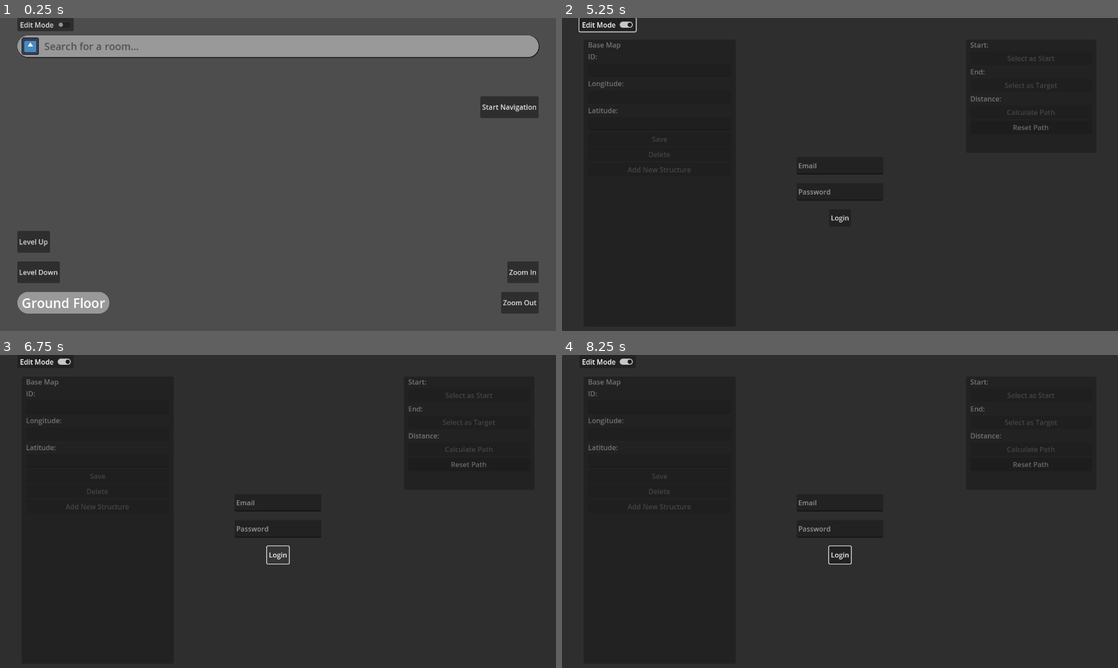
Above: before the commit, frames 1-4 (two rows, left to right).
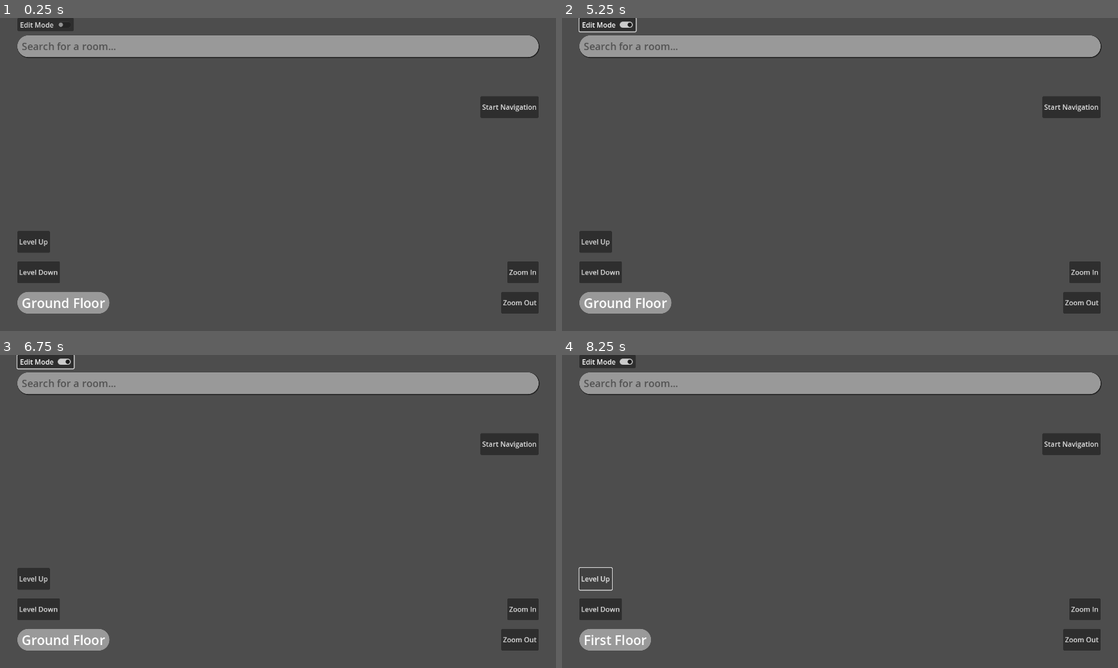
Above: after the commit, the same moments.

Repository: NotYetTerminal/Interactive-Map-SETU-Carlow
Game: Godot game, scene res://root.tscn
Same seed, same stepped clock (60 frames per second), same inputs: the game is played once before the commit and once after it. The engine's default icon, where the game draws it, is replaced by a stand-in: a white triangle on a blue panel in a dark square.
Inputs (mouse positions are in pixels of both pictures, inside the frame that each line leads up to):
- Up to frame 1 (0.25 s): no input
- Up to frame 2 (5.25 s): click "Level Up" at 0.5 s; click "Level Down" at 1.25 s; click "Start Navigation" at 2 s; click "Start Navigation" at 2.75 s; click "Zoom In" at 3.5 s; click "Zoom Out" at 4.25 s; click "Edit Mode" at 5 s
- Up to frame 3 (6.75 s): click (467, 464) at 5.75 s, where only the run before the commit has a clickable "Reset Path"; click (278, 555) at 6.5 s, where only the run before the commit has a clickable "Login"
- Up to frame 4 (8.25 s): click (840, 555) at 7.25 s, where only the run before the commit has a clickable "Login"; click (595, 580) at 8 s, where only the run after the commit has a clickable "Level Up"

The runs differ from the first frame. In frame 1, 0.3% of the frame differs, in the area x 3-25%, y 6-12%; in frame 2, 96%; in frame 3, 96%; in frame 4, 97%, in the area x 0-100%, y 0-100%.
Error in both runs: Out of bounds get index '0' (on base: 'Array') (res://managers/structure_spawner.gd:32)

Commit message:
Work on floor changing

Diff:
--- a/interactive-map-of-setu-carlow/camera/camera_3d.gd
+++ b/interactive-map-of-setu-carlow/camera/camera_3d.gd
@@ -68,6 +68,8 @@
 		var structure: Structure = raycast_result["collider"]
 		# Position the selected Structure in the middle
 		position = Vector3(structure.position.x, -10, structure.position.z + 2)
+		zoom_level = 7
+		size = zoom_level
 		select_structure.emit(structure)
 	else:
 		select_structure.emit(null)
--- a/interactive-map-of-setu-carlow/firebase/firebase_connector.gd
+++ b/interactive-map-of-setu-carlow/firebase/firebase_connector.gd
@@ -16,7 +16,7 @@
 const ROOMS_COLLECTION: String = 'Rooms'
 const WAYPOINTS_COLLECTION: String = 'Waypoints'
 
-var auth_file_loaded: bool
+var data_queried: bool = false
 
 func _ready() -> void:
 	# Connect signals to methods
@@ -29,23 +29,25 @@
 	Globals.firebaseConnector = self
 	Globals.load_offline_data()
 
-	delete_auth_file()
-
 	# If auth file is saved, then use that
-	auth_file_loaded =  Firebase.Auth.check_auth_file()
+	var _success: bool = Firebase.Auth.check_auth_file()
 
 # Run on successful sign up
 func _on_FirebaseAuth_signup_succeeded(auth: Dictionary) -> void:
 	# Save auth for future use to stop clogging up connections to Firebase
 	print("Auth saved")
-	var _success: bool =  Firebase.Auth.save_auth(auth)
-	query_data()
+	var _success: bool = Firebase.Auth.save_auth(auth)
+	if not data_queried:
+		data_queried = true
+		query_data()
 
 # Run on successful login
 func _on_FirebaseAuth_login_succeeded(_auth: Dictionary) -> void:
 	print("Logged in")
 	admin_logged_in.emit()
-	#query_data()
+	if not data_queried:
+		data_queried = true
+		query_data()
 
 # code either float or String
 func _on_FirebaseAuth_signup_failed(code: Variant, message: String) -> void:
--- a/interactive-map-of-setu-carlow/globals.gd
+++ b/interactive-map-of-setu-carlow/globals.gd
@@ -8,6 +8,7 @@
 var base_latitude: float
 
 var pathfinder: Pathfinder
+var base_map: BaseMap
 
 # Offline data used to store map data
 var offline_data: Dictionary
--- a/interactive-map-of-setu-carlow/managers/pathfinder.gd
+++ b/interactive-map-of-setu-carlow/managers/pathfinder.gd
@@ -27,6 +27,10 @@
 func _on_structure_spawner_all_structures_done() -> void:
 	for waypoint: Waypoint in _all_waypoints.values():
 		waypoint.activate_links()
+
+
+func _on_user_ui_root_cancel_navigation() -> void:
+	reset()
 
 # Resets all of the Waypoints values
 func reset() -> void:
@@ -100,3 +104,7 @@
 
 	if from_waypoint != null and to_waypoint != null:
 		do_pathfinding(from_waypoint, to_waypoint)
+
+
+func _on_user_ui_root_update_floor_number(floor_number: int) -> void:
+	Globals.base_map.update_visibility_by_floor_number(floor_number)
--- a/interactive-map-of-setu-carlow/map_textures/barrow_centre_node_3d.tscn
+++ b/interactive-map-of-setu-carlow/map_textures/barrow_centre_node_3d.tscn
@@ -1,22 +1,34 @@
-[gd_scene load_steps=4 format=3 uid="uid://dusn1bxyvlsya"]
+[gd_scene load_steps=8 format=3 uid="uid://dusn1bxyvlsya"]
 
 [ext_resource type="Texture2D" uid="uid://rntndhbqxv8m" path="res://map_images/map-221.png" id="1_6jcfl"]
+[ext_resource type="Script" path="res://map_textures/building_texture_node.gd" id="1_pmacs"]
+[ext_resource type="Texture2D" uid="uid://b5vmxgjpthvhd" path="res://map_images/map-222.png" id="2_jg3tg"]
 
-[sub_resource type="StandardMaterial3D" id="StandardMaterial3D_m6mmc"]
+[sub_resource type="StandardMaterial3D" id="StandardMaterial3D_1jgug"]
 emission_enabled = true
 emission_texture = ExtResource("1_6jcfl")
 
 [sub_resource type="PlaneMesh" id="PlaneMesh_h1vn2"]
-material = SubResource("StandardMaterial3D_m6mmc")
+material = SubResource("StandardMaterial3D_1jgug")
+size = Vector2(10, 13)
+
+[sub_resource type="StandardMaterial3D" id="StandardMaterial3D_fhwhg"]
+emission_enabled = true
+emission_texture = ExtResource("2_jg3tg")
+
+[sub_resource type="PlaneMesh" id="PlaneMesh_5nrpy"]
+material = SubResource("StandardMaterial3D_fhwhg")
 size = Vector2(10, 13)
 
 [node name="BarrowCentreNode3D" type="Node3D"]
 transform = Transform3D(0.567311, -4.95959e-08, -0.195341, -5.24537e-08, -0.6, 0, -0.195341, 1.70772e-08, -0.567311, 0, 0, 0)
+script = ExtResource("1_pmacs")
 
 [node name="Level1MeshInstance3D" type="MeshInstance3D" parent="."]
 transform = Transform3D(1, 0, 0, 0, 1, 0, 0, 0, 1, -1.67882, -0.000321914, 4.88955)
 mesh = SubResource("PlaneMesh_h1vn2")
 
 [node name="Level2MeshInstance3D" type="MeshInstance3D" parent="."]
+transform = Transform3D(1, 0, 0, 0, 1, 0, 0, 0, 0.91, -1.944, 0, 5.35)
 visible = false
-mesh = SubResource("PlaneMesh_h1vn2")
+mesh = SubResource("PlaneMesh_5nrpy")
--- /dev/null
+++ b/interactive-map-of-setu-carlow/map_textures/building_texture_node.gd
@@ -0,0 +1,12 @@
+extends Node3D
+class_name BuildingTextureNode
+
+
+func update_visibility_by_floor_number(checking_floor_number: int) -> void:
+	var index: int = 1
+	for mesh_instance_3d: MeshInstance3D in get_children():
+		if index == checking_floor_number:
+			mesh_instance_3d.visible = true
+		else:
+			mesh_instance_3d.visible = false
+		index += 1
--- a/interactive-map-of-setu-carlow/map_textures/burrin_building_node_3d.tscn
+++ b/interactive-map-of-setu-carlow/map_textures/burrin_building_node_3d.tscn
@@ -1,6 +1,7 @@
-[gd_scene load_steps=4 format=3 uid="uid://bausw5o86wtvy"]
+[gd_scene load_steps=5 format=3 uid="uid://bausw5o86wtvy"]
 
 [ext_resource type="Texture2D" uid="uid://bv7k1lpin0t12" path="res://map_images/map-227.png" id="1_jmlni"]
+[ext_resource type="Script" path="res://map_textures/building_texture_node.gd" id="1_quuei"]
 
 [sub_resource type="StandardMaterial3D" id="StandardMaterial3D_m6mmc"]
 emission_enabled = true
@@ -12,6 +13,7 @@
 
 [node name="BurrinBuildingNode3D" type="Node3D"]
 transform = Transform3D(0.661863, -5.78619e-08, -0.227898, -6.11959e-08, -0.7, 0, -0.227898, 1.99234e-08, -0.661863, 0, 0, 0)
+script = ExtResource("1_quuei")
 
 [node name="Level1MeshInstance3D" type="MeshInstance3D" parent="."]
 transform = Transform3D(1, -7.10543e-15, -8.9407e-08, 0, 1, 0, 8.9407e-08, 3.55271e-15, 1, -1.32591, -0.000322587, 1.93195)
--- a/interactive-map-of-setu-carlow/map_textures/catering_services_building_node_3d.tscn
+++ b/interactive-map-of-setu-carlow/map_textures/catering_services_building_node_3d.tscn
@@ -1,5 +1,6 @@
-[gd_scene load_steps=4 format=3 uid="uid://dc0fvyikedoll"]
+[gd_scene load_steps=5 format=3 uid="uid://dc0fvyikedoll"]
 
+[ext_resource type="Script" path="res://map_textures/building_texture_node.gd" id="1_m61wn"]
 [ext_resource type="Texture2D" uid="uid://bukb8nkeh5ehk" path="res://map_images/map-239.png" id="1_onxvs"]
 
 [sub_resource type="StandardMaterial3D" id="StandardMaterial3D_m6mmc"]
@@ -12,6 +13,7 @@
 
 [node name="CateringServicesBuildingNode3D" type="Node3D"]
 transform = Transform3D(-0.279988, -4.22771e-08, -0.813146, 1.29856e-07, -0.86, 6.45493e-14, -0.813146, -1.22782e-07, 0.279988, 0, 0, 0)
+script = ExtResource("1_m61wn")
 
 [node name="Level1MeshInstance3D" type="MeshInstance3D" parent="."]
 transform = Transform3D(1, -4.50166e-22, -3.54789e-08, 0, 1, -1.26883e-14, 3.54789e-08, 1.26883e-14, 1, -0.64, -1, -4.27)
--- a/interactive-map-of-setu-carlow/map_textures/lrc_node_3d.tscn
+++ b/interactive-map-of-setu-carlow/map_textures/lrc_node_3d.tscn
@@ -1,6 +1,7 @@
-[gd_scene load_steps=4 format=3 uid="uid://dk2gadch8jbfq"]
+[gd_scene load_steps=5 format=3 uid="uid://dk2gadch8jbfq"]
 
 [ext_resource type="Texture2D" uid="uid://7m3cej7q12s1" path="res://map_images/map-223.png" id="1_mccv5"]
+[ext_resource type="Script" path="res://map_textures/building_texture_node.gd" id="1_ndf4p"]
 
 [sub_resource type="StandardMaterial3D" id="StandardMaterial3D_m6mmc"]
 emission_enabled = true
@@ -12,6 +13,7 @@
 
 [node name="LRCNode3D" type="Node3D"]
 transform = Transform3D(-0.182318, -2.75293e-08, -0.52949, 8.45576e-08, -0.56, -2.74416e-14, -0.52949, -7.99508e-08, 0.182318, 0, 0, 0)
+script = ExtResource("1_ndf4p")
 
 [node name="Level1MeshInstance3D" type="MeshInstance3D" parent="."]
 transform = Transform3D(1, -7.10543e-15, -8.9407e-08, 7.10543e-15, 1, 0, 8.9407e-08, 7.10543e-15, 1, -3.00762, -0.000322734, -4.48742)
--- a/interactive-map-of-setu-carlow/map_textures/nore_building_node_3d.tscn
+++ b/interactive-map-of-setu-carlow/map_textures/nore_building_node_3d.tscn
@@ -1,5 +1,6 @@
-[gd_scene load_steps=4 format=3 uid="uid://bn8qhs1o2a227"]
+[gd_scene load_steps=5 format=3 uid="uid://bn8qhs1o2a227"]
 
+[ext_resource type="Script" path="res://map_textures/building_texture_node.gd" id="1_2vuvd"]
 [ext_resource type="Texture2D" uid="uid://40e48o1v4imw" path="res://map_images/map-229.png" id="1_qtp6c"]
 
 [sub_resource type="StandardMaterial3D" id="StandardMaterial3D_m6mmc"]
@@ -12,6 +13,7 @@
 
 [node name="NoreBuildingNode3D" type="Node3D"]
 transform = Transform3D(0.850967, -7.43939e-08, -0.293011, -7.86805e-08, -0.9, 0, -0.293011, 2.56159e-08, -0.850967, 0, 0, 0)
+script = ExtResource("1_2vuvd")
 
 [node name="Level1MeshInstance3D" type="MeshInstance3D" parent="."]
 transform = Transform3D(1, -7.10543e-15, -8.9407e-08, -7.10543e-15, 1, 0, 8.9407e-08, 0, 1, 1.26924, -0.00032236, -3.61497)
--- a/interactive-map-of-setu-carlow/root.tscn
+++ b/interactive-map-of-setu-carlow/root.tscn
@@ -73,7 +73,9 @@
 [connection signal="select_structure" from="Camera3D" to="UIRoot" method="_on_camera_3d_select_structure"]
 [connection signal="select_structure" from="Camera3D" to="UserUIRoot" method="_on_camera_3d_select_structure"]
 [connection signal="spawn_specific_structure" from="UIRoot" to="StructureSpawner" method="_on_ui_root_spawn_specific_structure"]
+[connection signal="cancel_navigation" from="UserUIRoot" to="Pathfinder" method="_on_user_ui_root_cancel_navigation"]
 [connection signal="start_navigation" from="UserUIRoot" to="Pathfinder" method="_on_user_ui_root_start_navigation"]
+[connection signal="update_floor_number" from="UserUIRoot" to="Pathfinder" method="_on_user_ui_root_update_floor_number"]
 [connection signal="zoom_in_button" from="UserUIRoot" to="Camera3D" method="_on_user_ui_root_zoom_in_button"]
 [connection signal="zoom_out_button" from="UserUIRoot" to="Camera3D" method="_on_user_ui_root_zoom_out_button"]
 [connection signal="edit_mode_toggled" from="Panel/AdminCheckButton" to="Pathfinder" method="_on_admin_check_button_edit_mode_toggled"]
--- a/interactive-map-of-setu-carlow/structures/base_map.gd
+++ b/interactive-map-of-setu-carlow/structures/base_map.gd
@@ -3,9 +3,14 @@
 
 @onready var waypoints_node: Node = $Waypoints
 @onready var buildings_node: Node = $Buildings
+@onready var mesh_instance_3d: MeshInstance3D = $MeshInstance3D
+@onready var collision_shape_3d: CollisionShape3D = $CollisionShape3D
 
 var waypoints_updated_time: int
 var buildings_updated_time: int
+
+func _ready() -> void:
+	Globals.base_map = self
 
 # Save details from map_data
 func save_details(id_in: String, details: Dictionary) -> Array[String]:
@@ -74,3 +79,15 @@
 		waypoint.set_structure_global_position()
 	for building: Building in buildings_node.get_children():
 		building.set_structure_global_position()
+
+
+func enable_admin() -> void:
+	mesh_instance_3d.visible = Globals.edit_mode
+	collision_shape_3d.disabled = not Globals.edit_mode
+
+
+func update_visibility_by_floor_number(checking_floor_number: int) -> void:
+	for waypoint: Waypoint in waypoints_node.get_children():
+		waypoint.update_visibility_by_floor_number(checking_floor_number)
+	for building: Building in buildings_node.get_children():
+		building.update_visibility_by_floor_number(checking_floor_number)
--- a/interactive-map-of-setu-carlow/structures/base_map.tscn
+++ b/interactive-map-of-setu-carlow/structures/base_map.tscn
@@ -22,7 +22,9 @@
 
 [node name="MeshInstance3D" type="MeshInstance3D" parent="."]
 transform = Transform3D(1, 0, 0, 0, -1, 8.74228e-08, 0, -8.74228e-08, -1, 0, 0, 0)
+visible = false
 mesh = SubResource("PlaneMesh_1w8hw")
 
 [node name="CollisionShape3D" type="CollisionShape3D" parent="."]
 shape = SubResource("BoxShape3D_aqrrl")
+disabled = true
--- a/interactive-map-of-setu-carlow/structures/building.gd
+++ b/interactive-map-of-setu-carlow/structures/building.gd
@@ -13,6 +13,8 @@
 
 # Contains textures for buildings { structure_name: String: texture_scene: PackedScene }
 @export var map_textures_dictionary: Dictionary
+
+var building_texture_node: Node3D
 
 # Save details from map_data
 func save_details(id_in: String, details: Dictionary) -> Array[String]:
@@ -137,7 +139,7 @@
 func add_map_texture() -> void:
 	if map_textures_dictionary.has(structure_name):
 		var building_texture_scene: PackedScene = map_textures_dictionary[structure_name]
-		var building_texture_node: Node3D = building_texture_scene.instantiate()
+		building_texture_node = building_texture_scene.instantiate()
 		add_child(building_texture_node)
 	else:
 		print("Not found key: " + structure_name)
@@ -154,3 +156,13 @@
 				closest_distance = distance
 				closest_waypoint = waypoint
 	return closest_waypoint
+
+
+func update_visibility_by_floor_number(checking_floor_number: int) -> void:
+	for waypoint: Waypoint in waypoints_node.get_children():
+		waypoint.update_visibility_by_floor_number(checking_floor_number)
+	for room: Room in rooms_node.get_children():
+		room.update_visibility_by_floor_number(checking_floor_number)
+	print(building_texture_node)
+	if building_texture_node != null:
+		(building_texture_node as BuildingTextureNode).update_visibility_by_floor_number(checking_floor_number)
--- a/interactive-map-of-setu-carlow/structures/link_node_3d.gd
+++ b/interactive-map-of-setu-carlow/structures/link_node_3d.gd
@@ -2,6 +2,7 @@
 class_name Link
 
 var target_waypoint: Waypoint
+var current_colour: Color
 
 func _process(_delta: float) -> void:
 	if target_waypoint != null:
@@ -10,6 +11,7 @@
 
 # Change colour of Link from parent Waypoint
 func change_colour(new_colour: Color) -> void:
+	current_colour = new_colour
 	var material: StandardMaterial3D = StandardMaterial3D.new()
 	material.emission_enabled = true
 	material.emission = new_colour
--- a/interactive-map-of-setu-carlow/structures/link_node_3d.tscn
+++ b/interactive-map-of-setu-carlow/structures/link_node_3d.tscn
@@ -11,6 +11,7 @@
 size = Vector3(0.1, 0.1, 1)
 
 [node name="LinkNode3D" type="Node3D"]
+visible = false
 script = ExtResource("1_dxmlh")
 
 [node name="MeshInstance3D" type="MeshInstance3D" parent="."]
--- a/interactive-map-of-setu-carlow/structures/room.gd
+++ b/interactive-map-of-setu-carlow/structures/room.gd
@@ -128,3 +128,7 @@
 			closest_distance = distance
 			closest_waypoint = waypoint
 	return closest_waypoint
+
+
+func update_visibility_by_floor_number(checking_floor_number: int) -> void:
+	visible = floor_number == checking_floor_number
--- a/interactive-map-of-setu-carlow/structures/structure.gd
+++ b/interactive-map-of-setu-carlow/structures/structure.gd
@@ -27,6 +27,10 @@
 func get_firestore_path() -> String:
 	return ""
 
+# Used by floor buttons to change visibility of Structures
+func update_visibility_by_floor_number(_checking_floor_number: int) -> void:
+	pass
+
 # Set the position of the structue based on the GPS coordinates
 func set_structure_global_position() -> void:
 	var this_position: Vector3 = equirectangular_conversion(longitude, latitude)
--- a/interactive-map-of-setu-carlow/structures/waypoint.gd
+++ b/interactive-map-of-setu-carlow/structures/waypoint.gd
@@ -10,6 +10,8 @@
 var waypoint_connections_ids: Array[String] = []
 
 @export var link_node_3d_scene: PackedScene
+
+@onready var collision_shape_3d: CollisionShape3D = $CollisionShape3D
 
 # Contains a link for each connection { waypoint_id: String, link: Node3D }
 var links_dictionary: Dictionary = {}
@@ -59,9 +61,18 @@
 
 # Makes waypoints visible on editing
 func check_toggle() -> void:
-	#$MeshInstance3D.visible = Globals.edit_mode
-	#$CollisionShape3D.disabled = not Globals.edit_mode
-	pass
+	visible = Globals.edit_mode
+	collision_shape_3d.disabled = not Globals.edit_mode
+	for link: Link in links_dictionary.values():
+		link.visible = Globals.edit_mode
+
+
+func update_visibility_by_floor_number(checking_floor_number: int) -> void:
+	var should_be_visible: bool = floor_number == checking_floor_number and Globals.edit_mode
+	visible = should_be_visible
+	collision_shape_3d.disabled = not should_be_visible
+	for link: Link in links_dictionary.values():
+		link.visible = should_be_visible
 
 # Update the details when editing
 func update_details(details: Dictionary) -> void:
@@ -147,6 +158,10 @@
 	if links_dictionary.has(waypoint_id):
 		var link: Link = links_dictionary[waypoint_id]
 		link.change_colour(new_colour)
+		if new_colour == Color.LIGHT_GREEN:
+			link.visible = true
+		else:
+			link.visible = false
 	else:
 		print("Link not found!")
 
@@ -158,6 +173,7 @@
 	# This will run for everyone except the target
 	if to_waypoint != null:
 		change_link_colour(to_waypoint.id, Color.LIGHT_GREEN)
+	visible = true
 
 # Reset pathfinding variables and colour
 func reset(to_waypoint: Waypoint = null) -> void:
@@ -166,6 +182,8 @@
 	# This will run for everyone except the target
 	if to_waypoint != null:
 		change_link_colour(to_waypoint.id, Color.LIGHT_SALMON)
+
+	visible = false
 
 	# Reset values
 	g_cost = 0
--- a/interactive-map-of-setu-carlow/structures/waypoint.tscn
+++ b/interactive-map-of-setu-carlow/structures/waypoint.tscn
@@ -13,13 +13,15 @@
 material = SubResource("StandardMaterial3D_f2x5v")
 
 [node name="Waypoint" type="StaticBody3D"]
+visible = false
 script = ExtResource("1_nxo60")
 link_node_3d_scene = ExtResource("2_25spw")
 
 [node name="CollisionShape3D" type="CollisionShape3D" parent="."]
 transform = Transform3D(0.2, 0, 0, 0, 0.2, 0, 0, 0, 0.2, 0, 0, 0)
 shape = SubResource("SphereShape3D_ffppo")
+disabled = true
 
-[node name="MeshInstance3D" type="MeshInstance3D" parent="CollisionShape3D"]
+[node name="MeshInstance3D" type="MeshInstance3D" parent="."]
+transform = Transform3D(0.2, 0, 0, 0, 0.2, 0, 0, 0, 0.2, 0, 0, 0)
 mesh = SubResource("SphereMesh_bd2ug")
-skeleton = NodePath("../..")
--- a/interactive-map-of-setu-carlow/ui/admin_check_button.gd
+++ b/interactive-map-of-setu-carlow/ui/admin_check_button.gd
@@ -8,4 +8,5 @@
 # Toggle into admin mode
 func _toggled(toggled_on: bool) -> void:
 	Globals.edit_mode = toggled_on
+	Globals.base_map.enable_admin()
 	edit_mode_toggled.emit()
--- a/interactive-map-of-setu-carlow/ui/ui_root.tscn
+++ b/interactive-map-of-setu-carlow/ui/ui_root.tscn
@@ -18,6 +18,7 @@
 script = ExtResource("1_sfv4s")
 
 [node name="PathfindingPanel" type="Panel" parent="."]
+visible = false
 layout_mode = 1
 anchors_preset = 1
 anchor_left = 1.0
--- a/interactive-map-of-setu-carlow/ui/user_ui_root.gd
+++ b/interactive-map-of-setu-carlow/ui/user_ui_root.gd
@@ -1,7 +1,7 @@
 extends Control
 
 # Signals for outside nodes
-signal update_level_number(level_number: int)
+signal update_floor_number(floor_number: int)
 signal start_navigation(from_structure: Structure, to_structure: Structure)
 signal cancel_navigation
 signal zoom_in_button
@@ -13,11 +13,12 @@
 signal _set_from_structure(from_structure: Structure)
 signal _set_to_structure(to_structure: Structure)
 
-@onready var level_indicator_label: Label = $ScreenElementsControl/LeftControl/LevelIndicatorLabel
+@onready var floor_indicator_label: Label = $ScreenElementsControl/LeftControl/FloorIndicatorLabel
+@onready var information_popup_elements_control: Control = $InformationPopupElementsControl
 
-# Used by level indicator label
-var level_name_array: Array[String] = ["Ground Floor", "First Floor", "Second Floor"]
-var level_number: int = 1
+# Used by floor indicator label
+var floor_name_array: Array[String] = ["Ground Floor", "First Floor", "Second Floor"]
+var floor_number: int = 1
 
 # For pathfinding
 var current_selected_structure: Structure
@@ -34,20 +35,20 @@
 	from_structure = null
 
 
-func _on_level_up_button_button_down() -> void:
-	level_number = min(level_number + 1, 3)
-	update_level_label()
-	update_level_number.emit(level_number)
+func _on_floor_up_button_button_down() -> void:
+	floor_number = min(floor_number + 1, 3)
+	update_floor_label()
+	update_floor_number.emit(floor_number)
 
 
-func _on_level_down_button_button_down() -> void:
-	level_number = max(level_number - 1, 1)
-	update_level_label()
-	update_level_number.emit(level_number)
+func _on_floor_down_button_button_down() -> void:
+	floor_number = max(floor_number - 1, 1)
+	update_floor_label()
+	update_floor_number.emit(floor_number)
 
-# Update level indicator label
-func update_level_label() -> void:
-	level_indicator_label.text = level_name_array[level_number - 1]
+# Update floor indicator label
+func update_floor_label() -> void:
+	floor_indicator_label.text = floor_name_array[floor_number - 1]
 
 
 func _on_navigation_button_button_down() -> void:
@@ -94,4 +95,8 @@
 
 
 func _on_admin_check_button_edit_mode_toggled() -> void:
+	if not Globals.edit_mode:
+		currently_navigating = false
+		cancel_navigation.emit()
 	visible = not Globals.edit_mode
+	information_popup_elements_control.visible = false
--- a/interactive-map-of-setu-carlow/ui/user_ui_root.tscn
+++ b/interactive-map-of-setu-carlow/ui/user_ui_root.tscn
@@ -86,6 +86,7 @@
 dragger_visibility = 1
 
 [node name="ToSearchBarTextureRect" type="TextureRect" parent="SearchElementsControl/SearchBarControl/ToSearchBarPanel/ToSearchBarHSplitContainer"]
+visible = false
 layout_mode = 2
 texture = ExtResource("1_le722")
 expand_mode = 1
@@ -128,6 +129,7 @@
 dragger_visibility = 1
 
 [node name="FromSearchBarTextureRect" type="TextureRect" parent="SearchElementsControl/SearchBarControl/FromSearchBarPanel/FromSearchBarHSplitContainer"]
+visible = false
 layout_mode = 2
 texture = ExtResource("1_le722")
 expand_mode = 1
@@ -203,14 +205,14 @@
 grow_vertical = 2
 mouse_filter = 1
 
-[node name="LevelUpButton" type="Button" parent="ScreenElementsControl/LeftControl"]
+[node name="FloorUpButton" type="Button" parent="ScreenElementsControl/LeftControl"]
 layout_mode = 0
 offset_left = 40.0
 offset_right = 115.0
 offset_bottom = 50.0
 text = "Level Up"
 
-[node name="LevelDownButton" type="Button" parent="ScreenElementsControl/LeftControl"]
+[node name="FloorDownButton" type="Button" parent="ScreenElementsControl/LeftControl"]
 layout_mode = 0
 offset_left = 40.0
 offset_top = 70.0
@@ -218,7 +220,7 @@
 offset_bottom = 120.0
 text = "Level Down"
 
-[node name="LevelIndicatorLabel" type="Label" parent="ScreenElementsControl/LeftControl"]
+[node name="FloorIndicatorLabel" type="Label" parent="ScreenElementsControl/LeftControl"]
 layout_mode = 0
 offset_left = 50.0
 offset_top = 140.0
@@ -228,7 +230,7 @@
 text = "Ground Floor"
 vertical_alignment = 1
 
-[node name="LevelIndicatorPanel" type="Panel" parent="ScreenElementsControl/LeftControl/LevelIndicatorLabel"]
+[node name="FloorIndicatorPanel" type="Panel" parent="ScreenElementsControl/LeftControl/FloorIndicatorLabel"]
 z_index = -1
 layout_mode = 1
 anchors_preset = 15
@@ -387,8 +389,8 @@
 [connection signal="text_changed" from="SearchElementsControl/SearchBarControl/ToSearchBarPanel/ToSearchBarHSplitContainer/ToSearchBarLineEdit" to="." method="_on_to_search_bar_line_edit_text_changed"]
 [connection signal="text_changed" from="SearchElementsControl/SearchBarControl/FromSearchBarPanel/FromSearchBarHSplitContainer/FromSearchBarLineEdit" to="." method="_on_from_search_bar_line_edit_text_changed"]
 [connection signal="button_down" from="SearchElementsControl/SearchBarControl/NavigationButton" to="." method="_on_navigation_button_button_down"]
-[connection signal="button_down" from="ScreenElementsControl/LeftControl/LevelUpButton" to="." method="_on_level_up_button_button_down"]
-[connection signal="button_down" from="ScreenElementsControl/LeftControl/LevelDownButton" to="." method="_on_level_down_button_button_down"]
+[connection signal="button_down" from="ScreenElementsControl/LeftControl/FloorUpButton" to="." method="_on_floor_up_button_button_down"]
+[connection signal="button_down" from="ScreenElementsControl/LeftControl/FloorDownButton" to="." method="_on_floor_down_button_button_down"]
 [connection signal="button_down" from="ScreenElementsControl/RightControl/ZoomInButton" to="." method="_on_zoom_in_button_button_down"]
 [connection signal="button_down" from="ScreenElementsControl/RightControl/ZoomOutButton" to="." method="_on_zoom_out_button_button_down"]
 [connection signal="button_down" from="InformationPopupElementsControl/InformationPopupControl/FromButton" to="." method="_on_from_button_button_down"]
